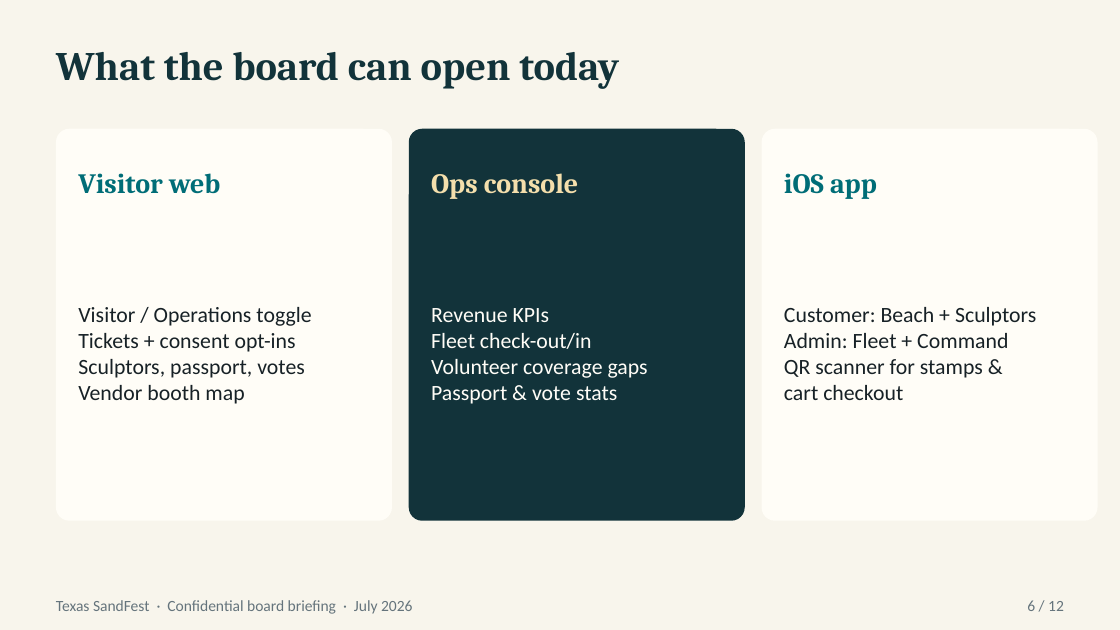
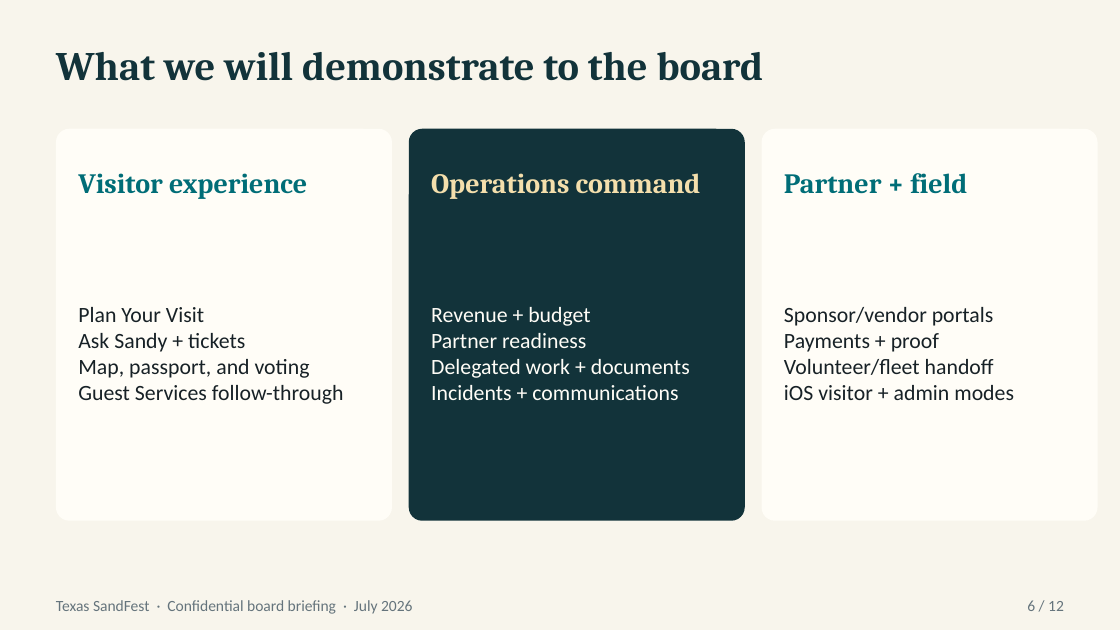
Before and after one commit to nickbmerrill-collab/texas-sandfest, a slide deck: slide 6 of docs/presentations/SandFest-Board-Platform-Briefing.pptx. Drawn at 1120x630 pixels with LibreOffice and Linux fonts; fonts in the diff are those of the drawing. Boxes give left, top, right and bottom in pixels: in the first picture for what was removed or moved away, otherwise in the second. Text is boxed around its words. In the diff, an @@ line names an element or a change of style, - is before the commit and + after.

Commit message:
Prepare certified SandFest board presentation package (#244)
* Prepare certified SandFest board presentation package

* Update board deck extraction expectation

* Patch PostCSS audit advisory

---------

```diff
--- a/docs/presentations/SandFest-Board-Platform-Briefing.pptx
+++ b/docs/presentations/SandFest-Board-Platform-Briefing.pptx
@@ text at (56,52,763,81): text changed @@
-What the board can open today
+What we will demonstrate to the board
@@ text at (78,173,307,199): text changed @@
-Visitor web
+Visitor experience
@@ text at (431,173,701,199): text changed @@
-Ops console
+Operations command
@@ text at (784,173,967,194): text changed @@
-iOS app
+Partner + field
@@ text at (78,307,344,404): text changed @@
-Visitor / Operations toggle
-Tickets + consent opt-ins
-Sculptors, passport, votes
-Vendor booth map
+Plan Your Visit
+Ask Sandy + tickets
+Map, passport, and voting
+Guest Services follow-through
@@ text at (431,307,690,400): text changed @@
-Revenue KPIs
-Fleet check-out/in
-Volunteer coverage gaps
-Passport & vote stats
+Revenue + budget
+Partner readiness
+Delegated work + documents
+Incidents + communications
@@ text at (784,307,1014,400): text changed @@
-Customer: Beach + Sculptors
-Admin: Fleet + Command
-QR scanner for stamps &
-cart checkout
+Sponsor/vendor portals
+Payments + proof
+Volunteer/fleet handoff
+iOS visitor + admin modes
```
Also in this commit, not shown: 9 other slides changed, 2 slides added, 2 slides removed, 17 other files.
